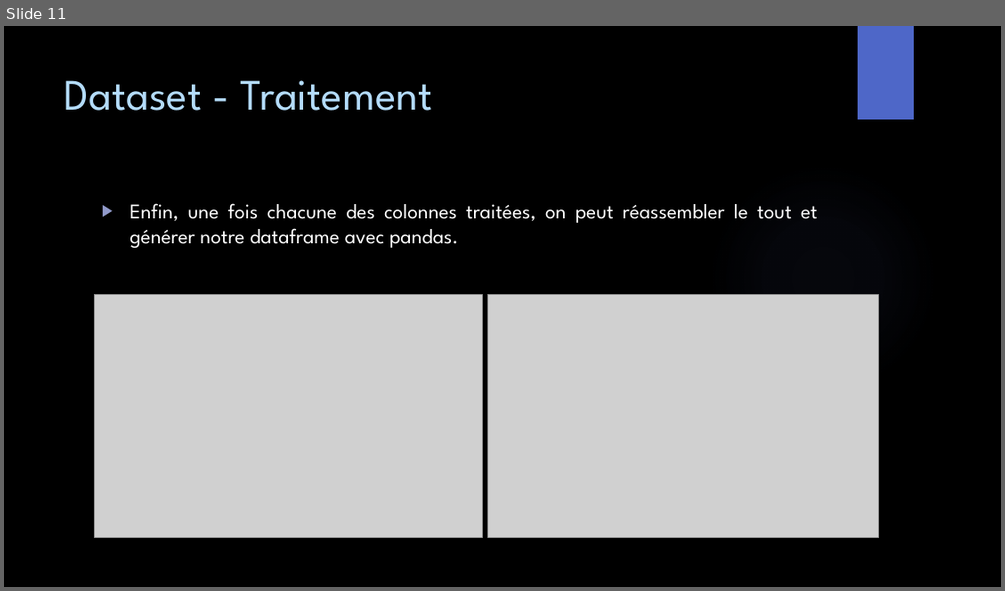
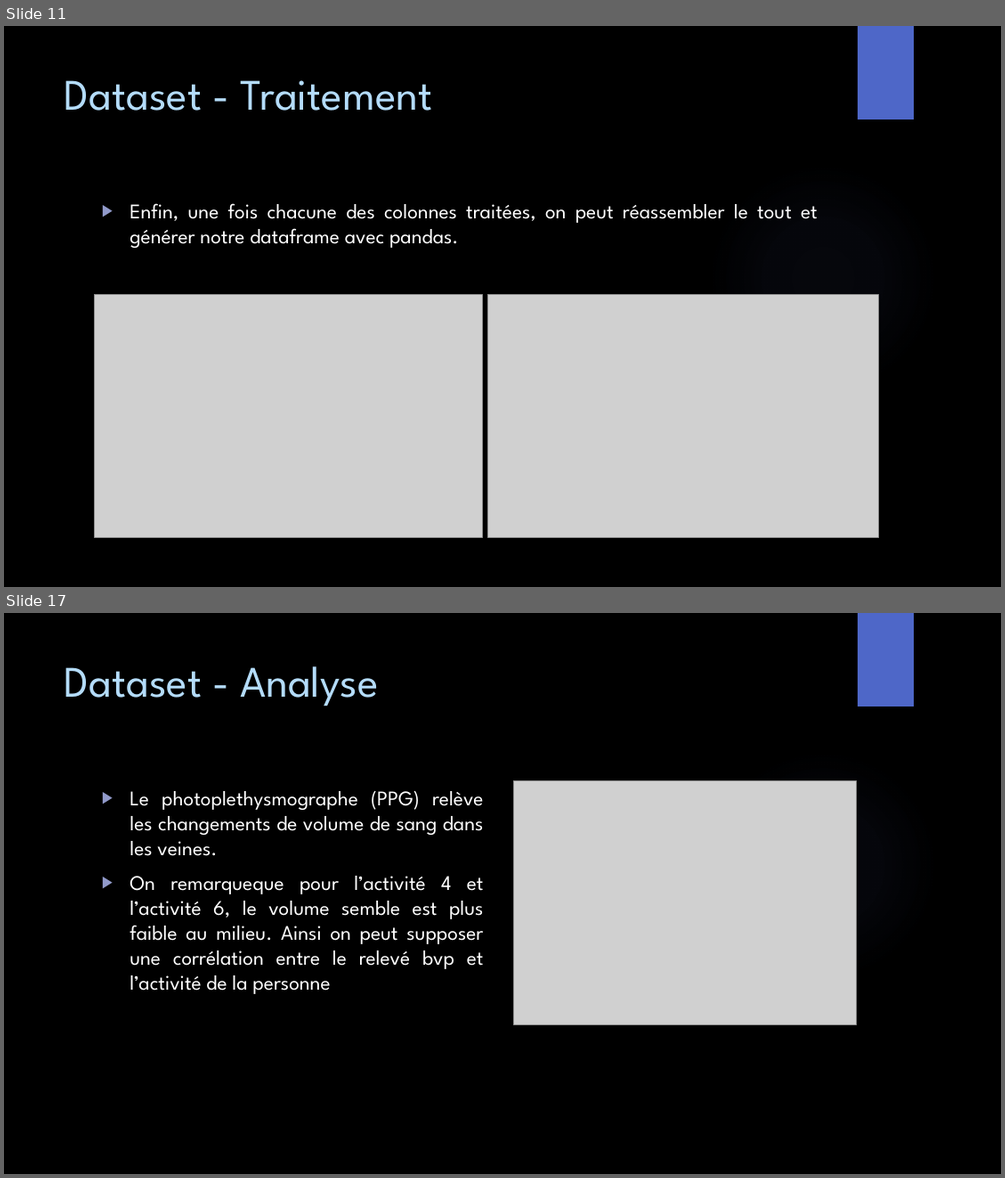
Before and after one commit to GailletLouis/Python_for_data_analysis, a slide deck: presentation.pptx. Shown one above the other, each under a label of ours: slide 11 before the commit, slides 11 and 17 after it; the slides between them are not shown. The pictures are 1005x591 and 1005x1178 pixels, drawn with LibreOffice and Linux fonts; fonts in the diff are those of the drawing; grey boxes stand for pictures; background and template pictures are left out. Boxes give left, top, right and bottom in pixels: in the first picture for what was removed or moved away, otherwise in the second. Text is boxed around its words. In the diff, an @@ line names an element or a change of style, - is before the commit and + after.

```diff
--- a/presentation.pptx
+++ b/presentation.pptx
@@ slide 17 added at box(4, 613, 1001, 1174), background picture (left out); not listed: 2 template elements that a slide beside it also shows @@
@@ title added at box(65, 666, 378, 706), 42 pt, text #B4DCFA @@
+Dataset - Analyse
@@ text added at box(129, 791, 484, 994), 20 pt, text #FFFFFF @@
+▶ Le photoplethysmographe (PPG) relève les changements de volume de sang dans les veines.
+▶ On remarqueque pour l’activité 4 et l’activité 6, le volume semble est plus faible au milieu. Ainsi on peut supposer une corrélation entre le relevé bvp et l’activité de la personne
@@ picture added at box(514, 781, 857, 1025) @@
```
Also in this commit, not shown: 2 slides changed, 5 other slides added, 1 other file.
